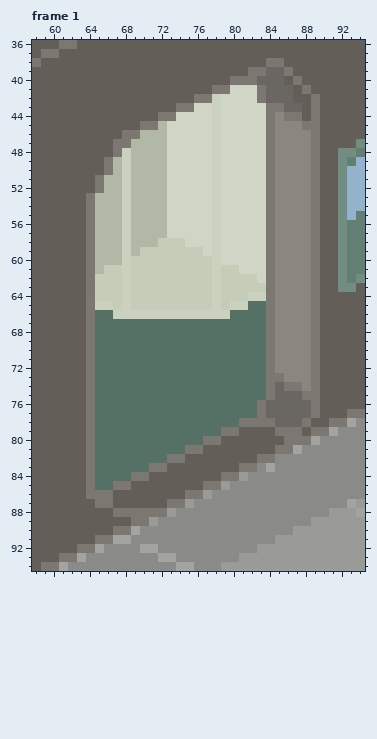
Two versions of one pixel-art file, assets/backgrounds/aprils_apartment/aprils_apartment.aseprite. Above is the file before it was changed.
250x150 pixels, 7 frames. Colours within 5 levels of each other are drawn and written as one. Shown: frame 1: x 58..94, y 36..94. The commit also changed other frames or places, which this record leaves out.
The same view after the edit:
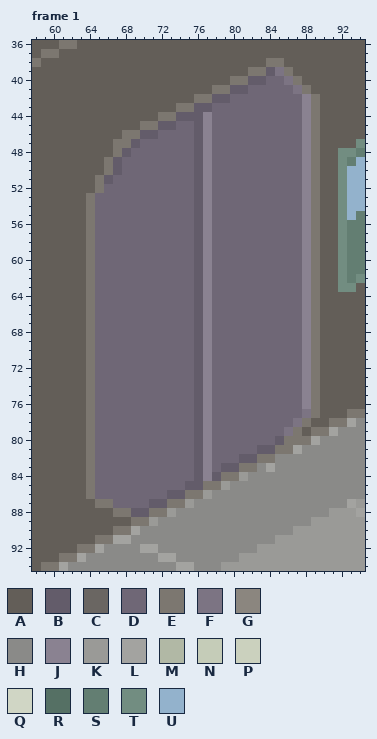
Palette (. is transparent): A #635e58  B #635c6a  C #6a6662  D #6f6776  E #7c7770  F #7c7483  G #8b867f  H #8a8a88  J #8a8291  K #9a9a97  L #a3a3a0  M #b1b8a5  N #c5ccb8  P #cbd1be  Q #d0d6c5  R #557064  S #637e72  T #728d81  U #93b2cc
The exact change:
layer "door" now shown
Changed rows in their new state; - is an unchanged pixel.
Frame 1, layer "door":
first column x 65:
39 -------------------BF---
40 -----------------BBDDF--
41 ---------------BBDDDDDF-
42 -------------BBDDDDDDDDJ
43 -----------BBDDDDDDDDDDJ
44 ---------BBBJDDDDDDDDDDJ
45 -------BBDDBJDDDDDDDDDDJ
46 -----BBDDDDBJDDDDDDDDDDJ
47 ----BDDDDDDBJDDDDDDDDDDJ
48 ---BDDDDDDDBJDDDDDDDDDDJ
49 --BDDDDDDDDBJDDDDDDDDDDJ
50 --BDDDDDDDDBJDDDDDDDDDDJ
51 -BDDDDDDDDDBJDDDDDDDDDDJ
52 -DDDDDDDDDDBJDDDDDDDDDDJ
53 DDDDDDDDDDDBJDDDDDDDDDDJ
54 DDDDDDDDDDDBJDDDDDDDDDDJ
55 DDDDDDDDDDDBJDDDDDDDDDDJ
56 DDDDDDDDDDDBJDDDDDDDDDDJ
57 DDDDDDDDDDDBJDDDDDDDDDDJ
58 DDDDDDDDDDDBJDDDDDDDDDDJ
59 DDDDDDDDDDDBJDDDDDDDDDDJ
60 DDDDDDDDDDDBJDDDDDDDDDDJ
61 DDDDDDDDDDDBJDDDDDDDDDDJ
62 DDDDDDDDDDDBJDDDDDDDDDDJ
63 DDDDDDDDDDDBJDDDDDDDDDDJ
64 DDDDDDDDDDDBJDDDDDDDDDDJ
65 DDDDDDDDDDDBJDDDDDDDDDDJ
66 DDDDDDDDDDDBJDDDDDDDDDDJ
67 DDDDDDDDDDDBJDDDDDDDDDDJ
68 DDDDDDDDDDDBJDDDDDDDDDDJ
69 DDDDDDDDDDDBJDDDDDDDDDDJ
70 DDDDDDDDDDDBJDDDDDDDDDDJ
71 DDDDDDDDDDDBJDDDDDDDDDDJ
72 DDDDDDDDDDDBJDDDDDDDDDDJ
73 DDDDDDDDDDDBJDDDDDDDDDDJ
74 DDDDDDDDDDDBJDDDDDDDDDDJ
75 DDDDDDDDDDDBJDDDDDDDDDDJ
76 DDDDDDDDDDDBJDDDDDDDDDDJ
77 DDDDDDDDDDDBJDDDDDDDDDDF
78 DDDDDDDDDDDBJDDDDDDDDDF-
79 DDDDDDDDDDDBJDDDDDDDDF--
80 DDDDDDDDDDDBJDDDDDDDB---
81 DDDDDDDDDDDBJDDDDDBB----
82 DDDDDDDDDDDBJDDDBB------
83 DDDDDDDDDDDBJDBB--------
84 DDDDDDDDDDDBJB----------
85 DDDDDDDDDDBB------------
86 DDDDDDDDBB--------------
87 --DDDDBB----------------
88 ----BB------------------
Where, in picture pixels (left, top, right, bottom), the same in both pictures:
changed: (95, 67, 311, 517)
